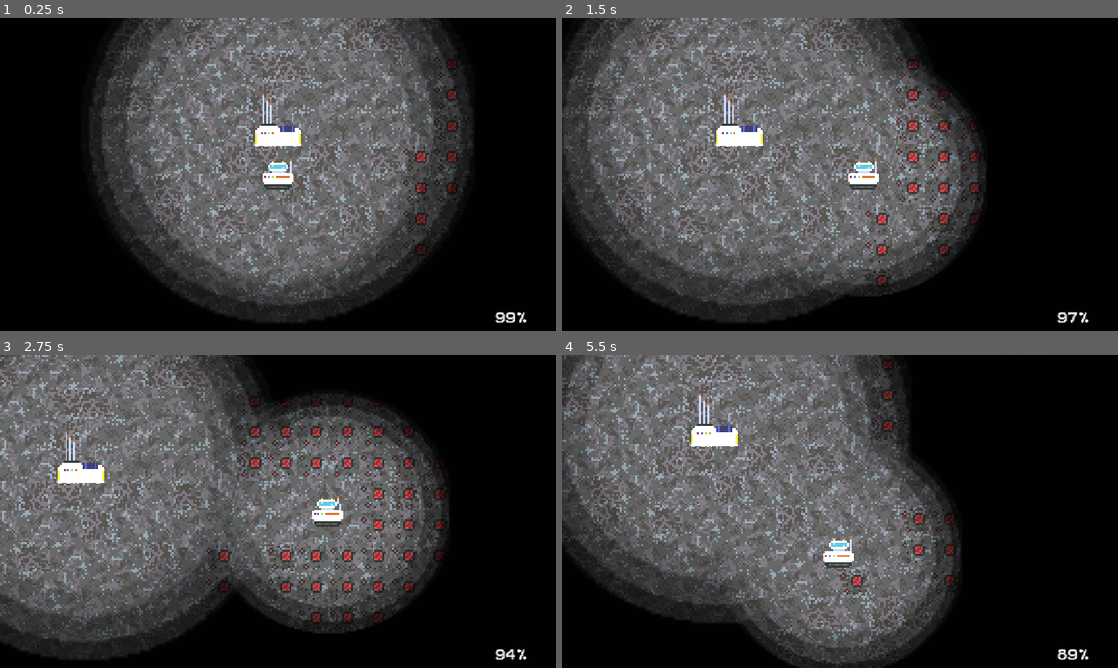
Above: before the commit, frames 1-4 (two rows, left to right).
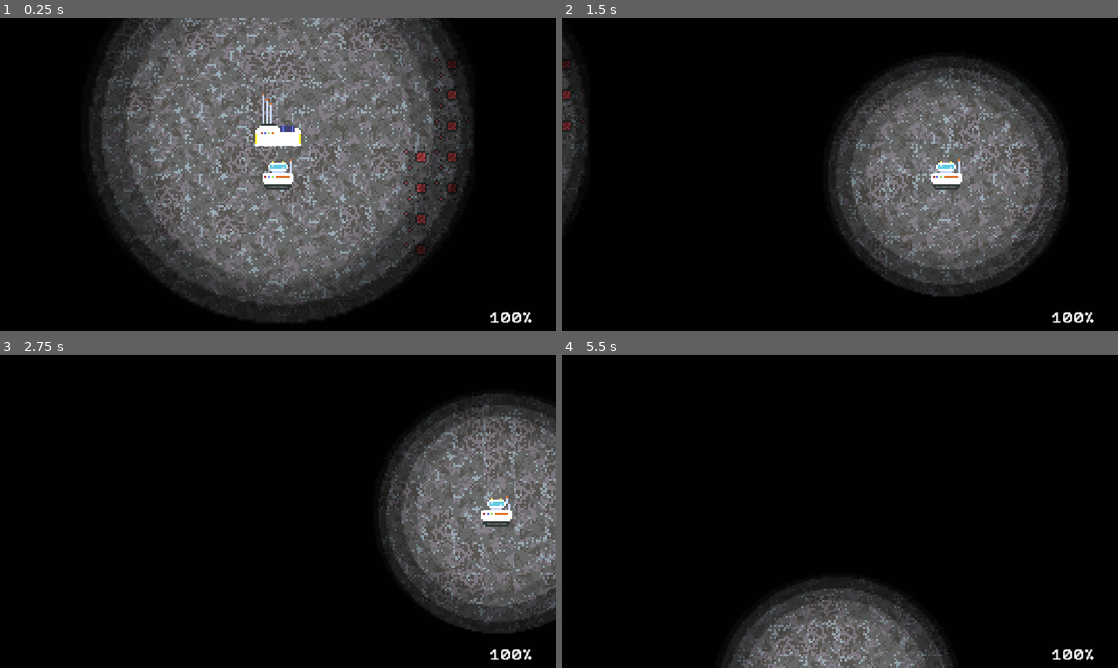
Above: after the commit, the same moments.

Repository: DanielDe8/Moonrunner
Game: Godot game, scene res://Scenes/Main.tscn
Same seed, same stepped clock (60 frames per second), same inputs: the game is played once before the commit and once after it.
Inputs (mouse positions are in pixels of both pictures, inside the frame that each line leads up to):
- Up to frame 1 (0.25 s): no input
- Up to frame 2 (1.5 s): tap Enter at 0.5 s; move the mouse to (962, 158) at 0.52 s; hold Right (right) 0.53-1.25 s; click (962, 158) at 0.67 s; drag from (728, 190) to (901, 221) at 1.27 s
- Up to frame 3 (2.75 s): move the mouse to (333, 442) at 2.02 s; hold Right (right) from 2.03 s (still down)
- Up to frame 4 (5.5 s): release Right (right) at 2.75 s; drag from (812, 574) to (812, 433) at 2.77 s; move the mouse to (1006, 558) at 3.52 s; hold Left (left) 3.53-4.25 s; drag from (673, 464) to (806, 621) at 4.27 s; move the mouse to (867, 511) at 5.02 s; hold Down (down) from 5.03 s (still down); click (867, 511) at 5.17 s

The runs differ from the first frame. In frame 1, 0.2% of the frame differs, in the area x 88-96%, y 94-98%; in frame 2, 67%; in frame 3, 78%, in the area x 0-100%, y 0-98%; in frame 4, 58%.

Commit message:
add not working dot

Diff:
--- /dev/null
+++ b/Objects/Player.tscn
@@ -0,0 +1,140 @@
+[gd_scene format=3 uid="uid://c41jg2w0bk8dt"]
+
+[ext_resource type="Script" uid="uid://beck1r130srfd" path="res://Scripts/player.gd" id="1_8r7yd"]
+[ext_resource type="Texture2D" uid="uid://bib3dfsyttpt8" path="res://Assets/rover_1.png" id="2_n6db0"]
+[ext_resource type="Texture2D" uid="uid://dlpd1ryoc6wrk" path="res://Assets/light_texture.png" id="3_yk4ok"]
+[ext_resource type="Texture2D" uid="uid://b5yea7678idhe" path="res://Assets/rover_2.png" id="4_t1tke"]
+[ext_resource type="Texture2D" uid="uid://c1upsf5s1sxdw" path="res://Assets/rover_3.png" id="5_qwxmt"]
+[ext_resource type="Texture2D" uid="uid://c77jvh6mjd8mo" path="res://Assets/rover_4.png" id="6_i4q3a"]
+[ext_resource type="Texture2D" uid="uid://8nrdp6qmmaj8" path="res://Assets/antenna_l.png" id="7_qwt6c"]
+[ext_resource type="Texture2D" uid="uid://dkmrdkra85pwk" path="res://Assets/antenna_s.png" id="8_ivlea"]
+[ext_resource type="Texture2D" uid="uid://cm0jt7nm55aro" path="res://Assets/atenna_r.png" id="9_0ryu0"]
+[ext_resource type="Texture2D" uid="uid://bqehiqpovrri1" path="res://Assets/battery-1.png" id="10_cut1y"]
+[ext_resource type="Texture2D" uid="uid://b0mvcl4qhlnth" path="res://Assets/battery-2.png" id="11_2qdoy"]
+[ext_resource type="Texture2D" uid="uid://4kx7twj2j6tr" path="res://Assets/battery-3.png" id="12_dmq7b"]
+[ext_resource type="Texture2D" uid="uid://cxabubq1r87c6" path="res://Assets/battery-4.png" id="13_kwjl5"]
+[ext_resource type="Texture2D" uid="uid://drx4yktp4a2os" path="res://Assets/battery-5.png" id="14_g1u4f"]
+[ext_resource type="Texture2D" uid="uid://jg6lfje6nic1" path="res://Assets/battery-6.png" id="15_vy1ne"]
+[ext_resource type="Texture2D" uid="uid://k8b5t408japk" path="res://Assets/battery-7.png" id="16_qsaej"]
+
+[sub_resource type="CircleShape2D" id="CircleShape2D_kln2b"]
+radius = 8.0
+
+[sub_resource type="SpriteFrames" id="SpriteFrames_s0lj0"]
+animations = [{
+"frames": [{
+"duration": 1.0,
+"texture": ExtResource("2_n6db0")
+}, {
+"duration": 1.0,
+"texture": ExtResource("4_t1tke")
+}, {
+"duration": 1.0,
+"texture": ExtResource("5_qwxmt")
+}, {
+"duration": 1.0,
+"texture": ExtResource("6_i4q3a")
+}],
+"loop": 1,
+"name": &"move_left",
+"speed": 15.0
+}, {
+"frames": [{
+"duration": 1.0,
+"texture": ExtResource("6_i4q3a")
+}, {
+"duration": 1.0,
+"texture": ExtResource("5_qwxmt")
+}, {
+"duration": 1.0,
+"texture": ExtResource("4_t1tke")
+}, {
+"duration": 1.0,
+"texture": ExtResource("2_n6db0")
+}],
+"loop": 1,
+"name": &"move_right",
+"speed": 15.0
+}]
+
+[sub_resource type="SpriteFrames" id="SpriteFrames_kkhfn"]
+animations = [{
+"frames": [{
+"duration": 1.0,
+"texture": ExtResource("7_qwt6c")
+}, {
+"duration": 1.0,
+"texture": ExtResource("8_ivlea")
+}, {
+"duration": 1.0,
+"texture": ExtResource("9_0ryu0")
+}],
+"loop": 1,
+"name": &"default",
+"speed": 5.0
+}]
+
+[sub_resource type="SpriteFrames" id="SpriteFrames_8m6qr"]
+animations = [{
+"frames": [{
+"duration": 1.0,
+"texture": ExtResource("10_cut1y")
+}, {
+"duration": 1.0,
+"texture": ExtResource("11_2qdoy")
+}, {
+"duration": 1.0,
+"texture": ExtResource("12_dmq7b")
+}, {
+"duration": 1.0,
+"texture": ExtResource("13_kwjl5")
+}, {
+"duration": 1.0,
+"texture": ExtResource("14_g1u4f")
+}, {
+"duration": 1.0,
+"texture": ExtResource("15_vy1ne")
+}, {
+"duration": 1.0,
+"texture": ExtResource("16_qsaej")
+}, {
+"duration": 1.0,
+"texture": ExtResource("16_qsaej")
+}],
+"loop": 1,
+"name": &"default",
+"speed": 5.0
+}]
+
+[node name="Player" type="CharacterBody2D" unique_id=1788329522 groups=["Player"]]
+motion_mode = 1
+script = ExtResource("1_8r7yd")
+
+[node name="Camera2D" type="Camera2D" parent="." unique_id=569772186]
+zoom = Vector2(4.5, 4.5)
+position_smoothing_enabled = true
+
+[node name="CollisionShape2D" type="CollisionShape2D" parent="." unique_id=1862852225]
+shape = SubResource("CircleShape2D_kln2b")
+
+[node name="DirectionalLight2D" type="DirectionalLight2D" parent="." unique_id=2009509175]
+energy = 0.7
+blend_mode = 1
+
+[node name="PointLight2D" type="PointLight2D" parent="." unique_id=761549764]
+texture = ExtResource("3_yk4ok")
+
+[node name="MovementAnimation" type="AnimatedSprite2D" parent="." unique_id=569069137]
+texture_filter = 1
+sprite_frames = SubResource("SpriteFrames_s0lj0")
+animation = &"move_left"
+
+[node name="AntennaAnimation" type="AnimatedSprite2D" parent="." unique_id=387810847]
+texture_filter = 1
+sprite_frames = SubResource("SpriteFrames_kkhfn")
+
+[node name="BatteryAnimation" type="AnimatedSprite2D" parent="." unique_id=27852291]
+texture_filter = 1
+position = Vector2(0, 1)
+sprite_frames = SubResource("SpriteFrames_8m6qr")
+frame_progress = 0.9951284
--- a/Scenes/Main.tscn
+++ b/Scenes/Main.tscn
@@ -8,6 +8,8 @@
 [ext_resource type="PackedScene" uid="uid://camp1234fire" path="res://Objects/base_camp.tscn" id="6_camp"]
 [ext_resource type="Script" uid="uid://nw1tyfuhfnfj" path="res://Scripts/main.gd" id="7_main"]
 [ext_resource type="FontFile" uid="uid://chnv5lwc2bn3q" path="res://Assets/Pixel12x10Mono-v1.1.0.ttf" id="8_50glp"]
+[ext_resource type="Script" uid="uid://sm4l6hgcubdm" path="res://dot_control.gd" id="8_vy5pj"]
+[ext_resource type="Texture2D" uid="uid://c4r76lwxesyn3" path="res://Assets/dot.png" id="10_bmxlf"]
 
 [sub_resource type="TileSetScenesCollectionSource" id="TileSetScenesCollectionSource_rgh2o"]
 scenes/1/scene = ExtResource("2_kln2b")
@@ -45,11 +47,28 @@
 position = Vector2(0, -24)
 
 [node name="player" parent="." unique_id=1788329522 instance=ExtResource("1_r150o")]
-speed = 90
 
 [node name="CanvasLayer" type="CanvasLayer" parent="." unique_id=651747093]
 
-[node name="Control" type="Control" parent="CanvasLayer" unique_id=1068240947]
+[node name="Control" type="Control" parent="CanvasLayer" unique_id=624100172 node_paths=PackedStringArray("player", "base")]
+layout_mode = 3
+anchors_preset = 0
+offset_right = 40.0
+offset_bottom = 40.0
+script = ExtResource("8_vy5pj")
+player = NodePath("../../player")
+base = NodePath("../../Camp")
+
+[node name="Dot" type="TextureRect" parent="CanvasLayer/Control" unique_id=262427518]
+texture_filter = 1
+layout_mode = 0
+offset_right = 40.0
+offset_bottom = 40.0
+texture = ExtResource("10_bmxlf")
+stretch_mode = 4
+script = ExtResource("8_vy5pj")
+
+[node name="HUD" type="Control" parent="CanvasLayer" unique_id=1068240947]
 layout_mode = 3
 anchor_left = 0.001
 anchor_top = 0.002
@@ -60,7 +79,7 @@
 grow_horizontal = 2
 grow_vertical = 2
 
-[node name="Label" type="Label" parent="CanvasLayer/Control" unique_id=1176293231]
+[node name="Label" type="Label" parent="CanvasLayer/HUD" unique_id=1176293231]
 layout_mode = 1
 anchors_preset = -1
 anchor_right = 1.0
--- a/Scripts/player.gd
+++ b/Scripts/player.gd
@@ -86,11 +86,10 @@
 	var battery_percentage = (battery_life / max_battery_life)
 	$BatteryAnimation.frame = battery_percentage * ($BatteryAnimation.sprite_frames.get_frame_count($BatteryAnimation.animation) - 1)
 
-	$"../CanvasLayer/Control/Label".text = str(battery_percentage * 100).pad_decimals(0) + "%"
-
 	if battery_percentage <= 0:
 		print("dosla ti baterka debile")
 		assert(false)
 
+	print(battery_life)
 
 	move_and_slide()
--- /dev/null
+++ b/dot_control.gd
@@ -0,0 +1,31 @@
+extends Control
+
+@export var player: Node2D          # drag your player here
+@export var base: Node2D            # drag your base here
+@export var margin: float = 8.0     # pixels from the screen edge
+@export var hide_when_visible: bool = true
+
+@onready var dot: Control = $Dot
+
+func _process(_delta: float) -> void:
+	if player == null or base == null:
+		return
+
+	var to_base: Vector2 = base.global_position - player.global_position
+	if to_base.length() < 1.0:
+		return
+
+	var dir: Vector2 = to_base.normalized()
+
+	# Half-size of the area the dot may travel in (inside the margin)
+	var half: Vector2 = size / 2.0 - Vector2(margin, margin) - dot.size / 2.0
+
+	# Scale the direction until it touches the rectangle edge
+	var t: float = minf(half.x / absf(dir.x), half.y / absf(dir.y))
+
+	dot.position = size / 2.0 + dir * t - dot.size / 2.0
+
+	# Optional: hide the dot once the base is on screen
+	if hide_when_visible:
+		var on_screen: bool = absf(to_base.x) < half.x and absf(to_base.y) < half.y
+		dot.visible = not on_screen
Binary file added: Assets/dot.png
Not shown, added: Assets/dot.png.import
Not shown, added: dot_control.gd.uid
